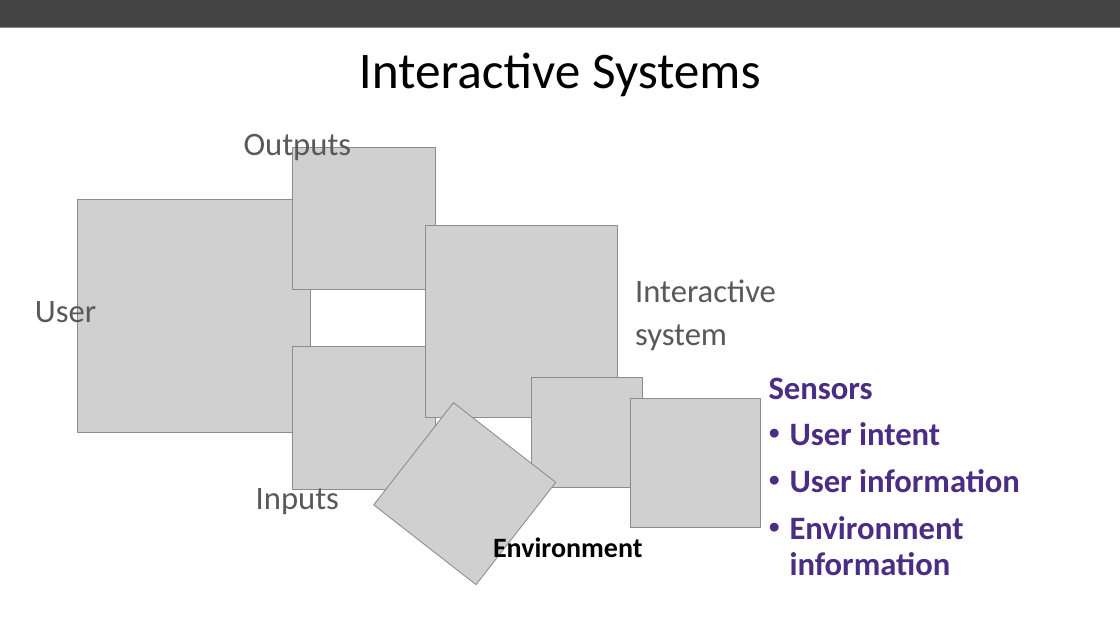
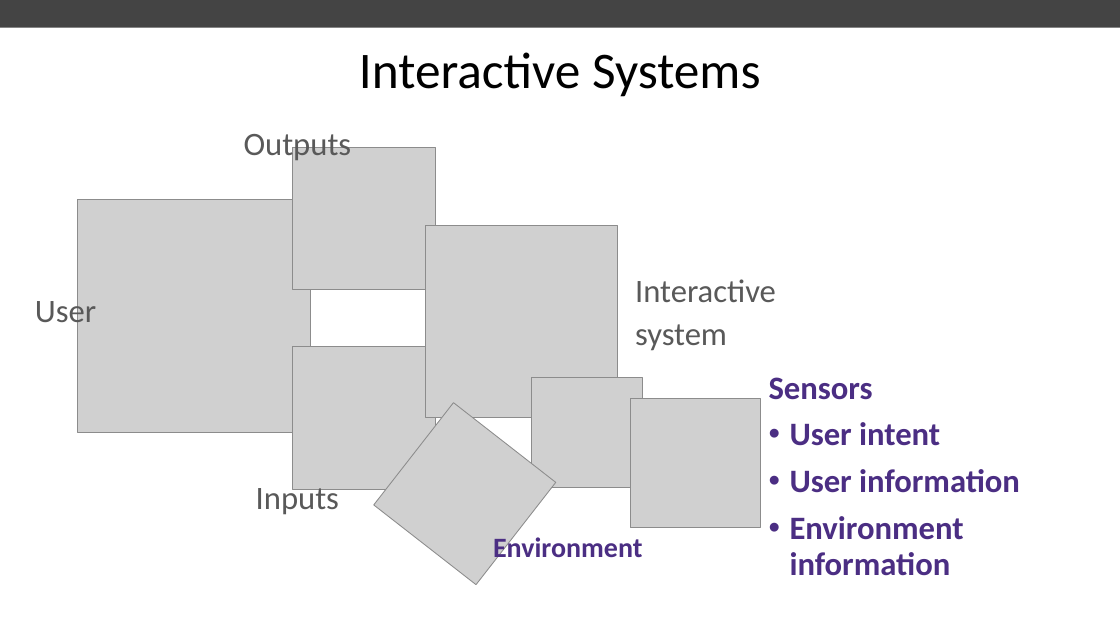
Before and after one commit to wesleybeckner/technin510, a slide deck: slide 5 of technin510/Week 1/Technin510 P1 Welcome to 510.pptx. Drawn at 1120x630 pixels with LibreOffice and Linux fonts; fonts in the diff are those of the drawing; grey boxes stand for pictures. Boxes give left, top, right and bottom in pixels: in the first picture for what was removed or moved away, otherwise in the second. Text is boxed around its words. In the diff, an @@ line names an element or a change of style, - is before the commit and + after.

```diff
--- a/technin510/Week 1/Technin510 P1 Welcome to 510.pptx
+++ b/technin510/Week 1/Technin510 P1 Welcome to 510.pptx
@@ text "Environment" at (493,534,642,563): text colour #000000 to #4B2E83 @@
```
Also in this commit, not shown: 10 other slides changed, 7 slides added, 18 other files.
